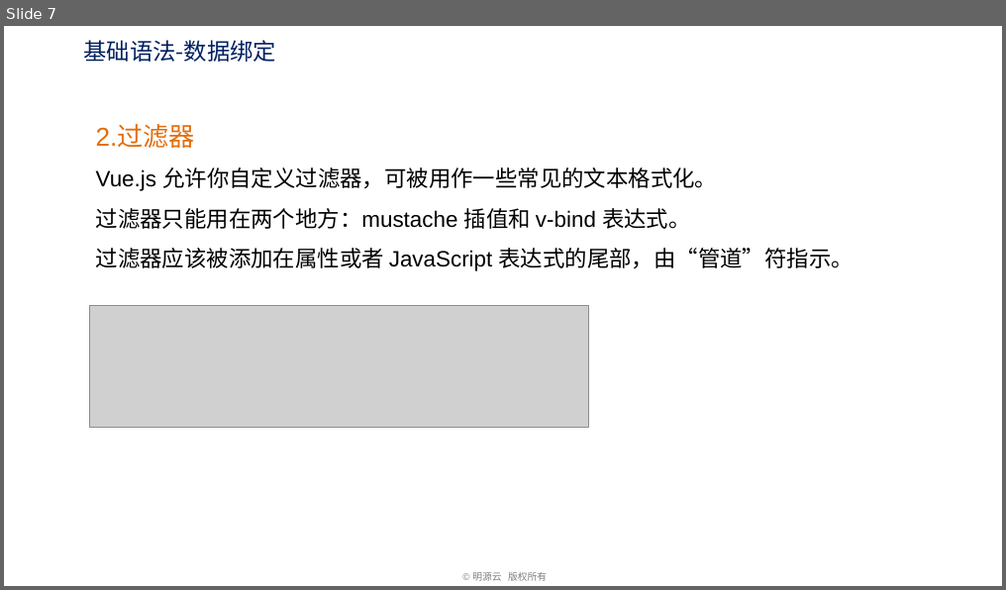
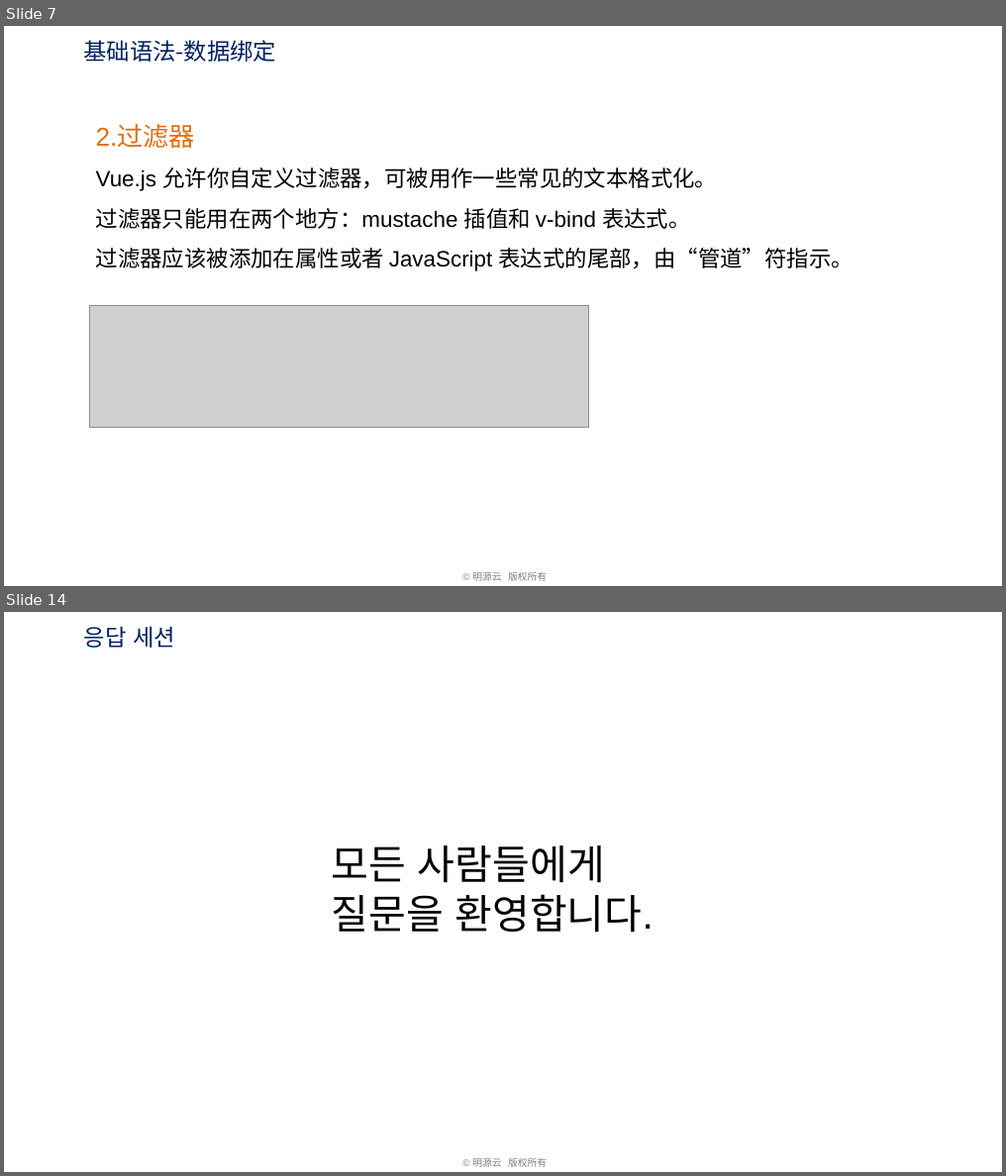
Before and after one commit to freelife1191/front_sample, a slide deck: learn/vue-how-to-learn/lesson/1.vue 기초/VUE 기본 사항.pptx. Shown one above the other, each under a label of ours: slide 7 before the commit, slides 7 and 14 after it; the slides between them are not shown. The pictures are 1006x590 and 1006x1176 pixels, drawn with LibreOffice and Linux fonts; fonts in the diff are those of the drawing; grey boxes stand for pictures; background and template pictures are left out. Boxes give left, top, right and bottom in pixels: in the first picture for what was removed or moved away, otherwise in the second. Text is boxed around its words. In the diff, an @@ line names an element or a change of style, - is before the commit and + after.

```diff
--- a/learn/vue-how-to-learn/lesson/1.vue 기초/VUE 기본 사항.pptx
+++ b/learn/vue-how-to-learn/lesson/1.vue 기초/VUE 기본 사항.pptx
@@ slide 14 added at bbox=[4, 612, 1002, 1172], background #FFFFFF; not listed: 1 template element that a slide beside it also shows @@
@@ text added at bbox=[84, 626, 175, 648], 25 pt, text #002060 @@
+응답 세션
@@ text added at bbox=[332, 846, 653, 933], 44 pt, text #000000 @@
+모든 사람들에게 질문을 환영합니다.
```
Also in this commit, not shown: 1 slide changed, 9 other slides added, 10 slides removed, 2 other files.
